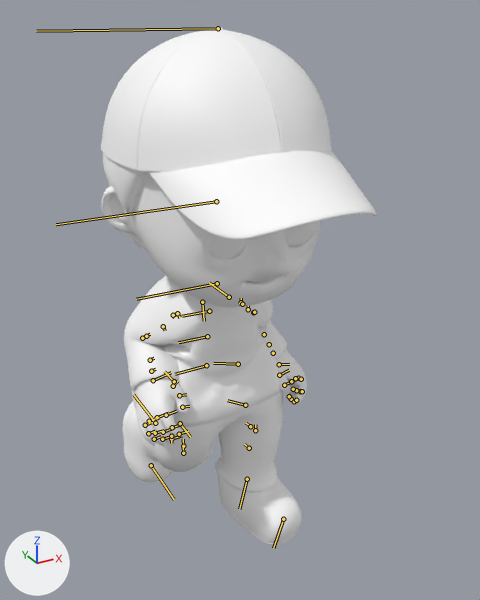
The glTF model public/models/spoonsan.glb, before and after one commit.
Both versions are drawn from a 50 mm lens placed at (-2.01, -4.24, 2.43), pointed at (0.17, -0.27, 0.45). Lighting does not change. The marker at lower left points along +X, +Y and +Z. Both versions are drawn at frame 11 of the action 'Run'; the numbers are the values there. The bones that bend it are drawn over the model as lines.

Objects in the first picture: 'body', 'bottom', 'cap', 'eye', 'hairBack', 'shoes', 'wear'.
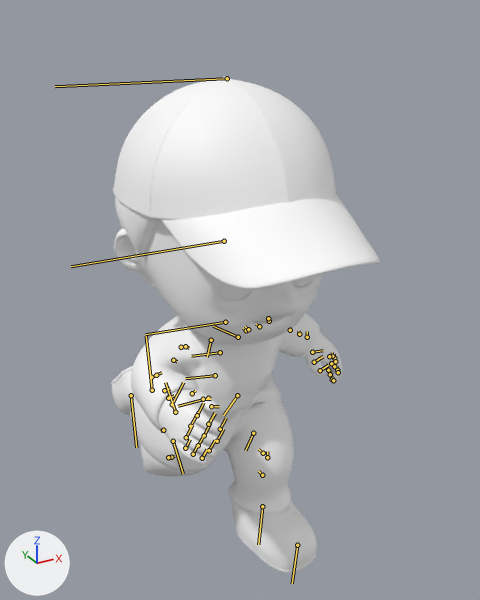
What differs and where, as boxes [x1, y1, x2, y2] in the pictures (480 x 600 px):
'cap', posed
    before: [101, 27, 376, 240]
    after: [113, 77, 380, 289]
'body', posed (10% shorter)
    before: [101, 172, 320, 446]
    after: [114, 219, 342, 465]
'wear', posed (16% wider)
    before: [124, 276, 287, 427]
    after: [131, 313, 320, 471]
'bottom', posed
    before: [140, 390, 283, 492]
    after: [130, 399, 294, 514]
'shoes', posed (15% wider, 42% taller)
    before: [123, 401, 302, 546]
    after: [111, 366, 317, 573]
'hairBack', posed
    before: [103, 154, 146, 250]
    after: [115, 196, 157, 287]
'eye', posed
    before: [207, 222, 315, 260]
    after: [217, 274, 318, 302]
bone 'JEK_hip', root to tip
    before: (206, 365) to (175, 374)
    after: (208, 398) to (178, 406)
bone 'JEK_spine1', root to tip
    before: (207, 336) to (178, 342)
    after: (215, 375) to (185, 378)
bone 'JEK_spine2', root to tip
    before: (209, 311) to (182, 316)
    after: (220, 352) to (191, 356)
bone 'JEK_neck', root to tip
    before: (217, 283) to (136, 299)
    after: (225, 322) to (145, 334)
bone 'JEK_head', root to tip
    before: (216, 201) to (56, 224)
    after: (224, 241) to (71, 266)
bone 'JEK_clavicle_L', root to tip
    before: (229, 297) to (209, 282)
    after: (238, 337) to (213, 326)
bone 'JEK_upwarm_L', root to tip
    before: (241, 302) to (241, 298)
    after: (246, 330) to (243, 328)
bone 'JEK_lowarm_L', root to tip
    before: (253, 312) to (254, 312)
    after: (269, 321) to (268, 318)
bone 'JEK_hand_L', root to tip
    before: (273, 353) to (271, 353)
    after: (307, 337) to (307, 331)
bone 'JEK_clavicle_R', root to tip
    before: (202, 302) to (204, 321)
    after: (211, 340) to (207, 357)
bone 'JEK_upwarm_R', root to tip
    before: (177, 313) to (180, 317)
    after: (185, 346) to (189, 348)
bone 'JEK_lowarm_R', root to tip
    before: (146, 336) to (150, 334)
    after: (156, 375) to (161, 372)
bone 'JEK_hand_R', root to tip
    before: (153, 380) to (171, 372)
    after: (172, 404) to (183, 382)
bone 'JEK_upLeg_L', root to tip
    before: (238, 364) to (213, 363)
    after: (237, 395) to (223, 415)
bone 'JEK_lowLeg_L', root to tip
    before: (250, 426) to (246, 423)
    after: (263, 453) to (258, 449)
bone 'JEK_foot_L', root to tip
    before: (247, 479) to (239, 509)
    after: (262, 506) to (258, 544)
bone 'JEK_upLeg_R', root to tip
    before: (174, 381) to (164, 371)
    after: (175, 412) to (165, 382)
bone 'JEK_lowLeg_R', root to tip
    before: (183, 446) to (183, 439)
    after: (171, 457) to (174, 456)
bone 'JEK_foot_R', root to tip
    before: (155, 423) to (133, 394)
    after: (152, 390) to (146, 336)

The change in detail:
Bone 'JEK_hip' (bone_jek_hip) moves from (-0.077, 0.001, 0.008) to (-0.373, -0.003, 0.028).
Bone 'JEK_hip' (bone_jek_hip) turns from (0, -6, 1) to (1, -19, -3) degrees about its own x, y and z.
Bone 'JEK_spine1' (bone_jek_spine1) turns from (-3, -7, 0) to (-9, 1, 0) degrees about its own x, y and z.
Bone 'JEK_spine2' (bone_jek_spine2) turns from (0, -6, 0) to (0, 9, 2) degrees about its own x, y and z.
Bone 'JEK_neck' (bone_jek_neck) turns from (2, 4, 0) to (5, 0, 1) degrees about its own x, y and z.
Bone 'JEK_head' (bone_jek_head) turns from (2, 2, 0) to (4, -4, 2) degrees about its own x, y and z.
Bone 'JEK_clavicle_L' (bone_jek_clavicle_l) turns from (-3, 29, 3) to (1, 5, 32) degrees about its own x, y and z.
Bone 'JEK_upwarm_L' (bone_jek_upwarm_l) turns from (51, 19, 23) to (4, 5, 2) degrees about its own x, y and z.
Bone 'JEK_lowarm_L' (bone_jek_lowarm_l) turns from (0, -20, -74) to (0, 6, -48) degrees about its own x, y and z.
Bone 'JEK_hand_L' (bone_jek_hand_l) turns from (-22, -24, 13) to (-12, 1, -16) degrees about its own x, y and z.
Bone 'JEK_clavicle_R' (bone_jek_clavicle_r) turns from (-2, 23, 0) to (1, 14, 8) degrees about its own x, y and z.
Bone 'JEK_upwarm_R' (bone_jek_upwarm_r) turns from (40, 26, 20) to (3, 6, -41) degrees about its own x, y and z.
Bone 'JEK_lowarm_R' (bone_jek_lowarm_r) turns from (-1, -17, -83) to (0, -3, -61) degrees about its own x, y and z.
Bone 'JEK_hand_R' (bone_jek_hand_r) turns from (0, -10, 2) to (-44, -7, -2) degrees about its own x, y and z.
Bone 'JEK_upLeg_L' (bone_jek_upleg_l) turns from (-1, 5, -26) to (-2, 12, -75) degrees about its own x, y and z.
Bone 'JEK_lowLeg_L' (bone_jek_lowleg_l) turns from (-2, -5, 26) to (-5, -10, 60) degrees about its own x, y and z.
Bone 'JEK_foot_L' (bone_jek_foot_l) turns from (3, -1, 3) to (-2, 1, -6) degrees about its own x, y and z.
Bone 'JEK_upLeg_R' (bone_jek_upleg_r) turns from (0, -3, -20) to (0, -4, -4) degrees about its own x, y and z.
Bone 'JEK_lowLeg_R' (bone_jek_lowleg_r) turns from (8, 11, 92) to (16, 9, 128) degrees about its own x, y and z.
Bone 'JEK_foot_R' (bone_jek_foot_r) turns from (-4, -1, 8) to (9, -2, -5) degrees about its own x, y and z.
